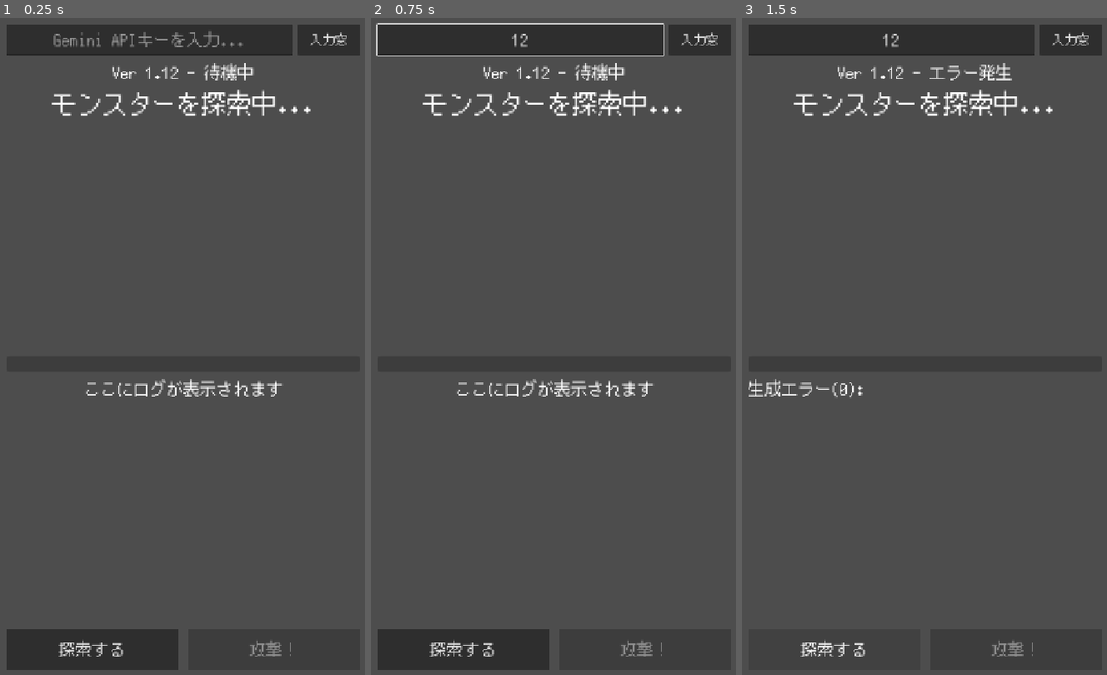
Above: before the commit, frames 1-3 (left to right).
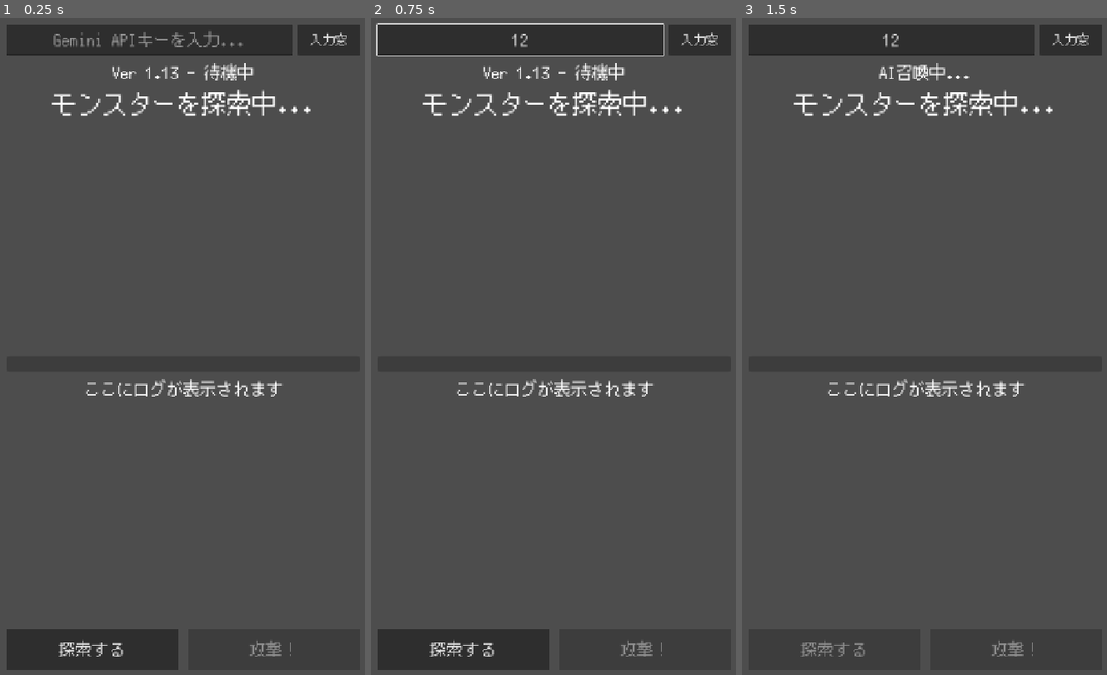
Above: after the commit, the same moments.

Repository: Usobanana/antigravity-aitest001
Game: Godot game, scene res://scenes/main.tscn
Two runs of this game, one before a commit and one after it. Both use one fixed random seed, a clock stepped at 60 frames per second and the inputs below.
Inputs (mouse positions are in pixels of both pictures, inside the frame that each line leads up to):
- Up to frame 1 (0.25 s): no input
- Up to frame 2 (0.75 s): click (520, 37) at 0.52 s; type "12" at 0.6 s
- Up to frame 3 (1.5 s): click "探索する" at 1.25 s

The runs differ from the first frame. In frame 1, less than 0.1% of the frame differs, in the area x 46-49%, y 7-10%; in frame 2, less than 0.1%; in frame 3, 1.4%, in the area x 1-78%, y 6-98%.

Commit message:
fix: use v1 endpoint and improve 404 retry logic (Ver 1.13)

Diff:
--- a/新しいゲームプロジェクト/scripts/ai_manager.gd
+++ b/新しいゲームプロジェクト/scripts/ai_manager.gd
@@ -21,48 +21,53 @@
 	var list_url = "https://generativelanguage.googleapis.com/v1beta/models?key=" + api_key
 	var http_request = HTTPRequest.new()
 	add_child(http_request)
-	http_request.request_completed.connect(_on_debug_completed.bind(api_key))
-	http_request.request(list_url, [], HTTPClient.METHOD_GET)
-
 func _on_debug_completed(result, response_code, headers, body, api_key):
 	var response_text = body.get_string_from_utf8()
 
-	_last_candidates = ["models/gemini-1.5-flash", "models/gemini-1.5-flash-latest", "models/gemini-1.5-pro", "models/gemini-pro"]
+	# v1 と v1beta の両方を試すための候補リスト
+	_last_candidates = [
+		{"v": "v1", "m": "models/gemini-1.5-flash"},
+		{"v": "v1beta", "m": "models/gemini-1.5-flash"},
+		{"v": "v1", "m": "models/gemini-1.5-pro"},
+		{"v": "v1", "m": "models/gemini-pro"}
+	]
+
 	if response_code == 200:
 		var json = JSON.new()
 		var parse_err = json.parse(response_text)
 		if parse_err == OK:
 			var data = json.get_data()
-			var available = []
 			if data.has("models"):
 				for m in data["models"]:
-					available.append(m["name"])
-			if available.size() > 0:
-				# 取得できた場合はそれも候補に加える（重複なし）
-				for m in available:
-					if not m in _last_candidates:
-						_last_candidates.append(m)
+					var mname = m["name"]
+					# 重複チェック
+					var found = false
+					for c in _last_candidates:
+						if c["m"] == mname: found = true
+					if not found:
+						_last_candidates.append({"v": "v1beta", "m": mname})
 
 	_current_model_index = 0
 	_try_generate_with_current_model()
 
 func _try_generate_with_current_model():
 	if _current_model_index >= _last_candidates.size():
-		error_occurred.emit("すべてのモデルで生成に失敗しました(404等)。")
+		error_occurred.emit("全モデル試行失敗(404等)。キーを確認してください。")
 		return
 
-	var model_path = _last_candidates[_current_model_index]
-	_actually_generate(_last_api_key, model_path)
+	var target = _last_candidates[_current_model_index]
+	_actually_generate(_last_api_key, target["v"], target["m"])
 
-func _actually_generate(api_key: String, model_path: String):
-	var url = "https://generativelanguage.googleapis.com/v1beta/" + model_path + ":generateContent?key=" + api_key
+func _actually_generate(api_key: String, version: String, model_path: String):
+	# エンドポイントを動的に構築
+	var url = "https://generativelanguage.googleapis.com/" + version + "/" + model_path + ":generateContent?key=" + api_key
 	var http_request = HTTPRequest.new()
 	add_child(http_request)
 	http_request.request_completed.connect(_on_request_completed)
 
 	var prompt = "あなたはRPGのモンスター生成器です。以下のJSON形式のみで返答してください。余計な説明は一切不要です。\n"
 	prompt += "回答形式例: {\"name\": \"名前\", \"hp\": 50, \"atk\": 10, \"greeting\": \"出現!!\", \"death_cry\": \"ぐふっ\", \"image_prompt\": \"Engish keywords for monster image\"}\n"
-	prompt += "指示: 新しいモンスターを1体生成。image_promptには、そのモンスターの姿を説明する短い英語キーワード(10語以内)を入れてください。"
+	prompt += "指示: 新しいモンスターを1体生成。"
 
 	var body_data = JSON.stringify({
 		"contents": [{ "parts": [{ "text": prompt }] }]
@@ -72,7 +77,6 @@
 	http_request.request(url, headers, HTTPClient.METHOD_POST, body_data)
 
 func _on_request_completed(result, response_code, headers, body):
-	# 404エラーの場合は、次のモデル候補でリトライしてみる
 	if response_code == 404 and _current_model_index < _last_candidates.size() - 1:
 		_current_model_index += 1
 		_try_generate_with_current_model()
@@ -80,7 +84,8 @@
 
 	var response_text = body.get_string_from_utf8()
 	if response_code != 200:
-		error_occurred.emit("生成エラー(" + str(response_code) + "): " + response_text.left(100))
+		var model_name = _last_candidates[_current_model_index]["m"]
+		error_occurred.emit("生成エラー(" + str(response_code) + " @ " + model_name + "): " + response_text.left(50))
 		return
 
 	var json = JSON.new()
--- a/新しいゲームプロジェクト/scripts/main.gd
+++ b/新しいゲームプロジェクト/scripts/main.gd
@@ -13,7 +13,7 @@
 @onready var key_prompt_button = $UI/KeyInputHBox/KeyPromptButton
 @onready var monster_image = $UI/MonsterInfo/MonsterImage
 const SAVE_PATH = "user://settings.cfg"
-const APP_VERSION = "Ver 1.12"
+const APP_VERSION = "Ver 1.13"
 const STYLE_PROMPT = "digital illustration, dark fantasy, epic, highly detailed, cinematic lighting, centered on solid dark background"
 
 var image_http_request: HTTPRequest
